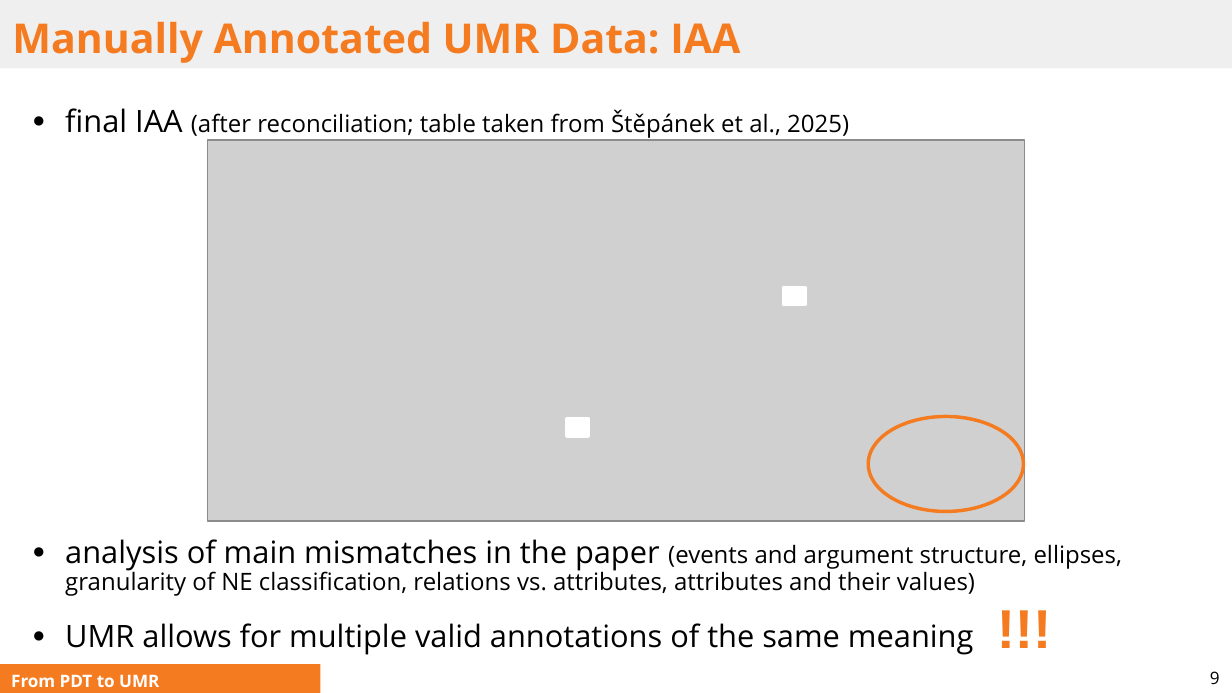
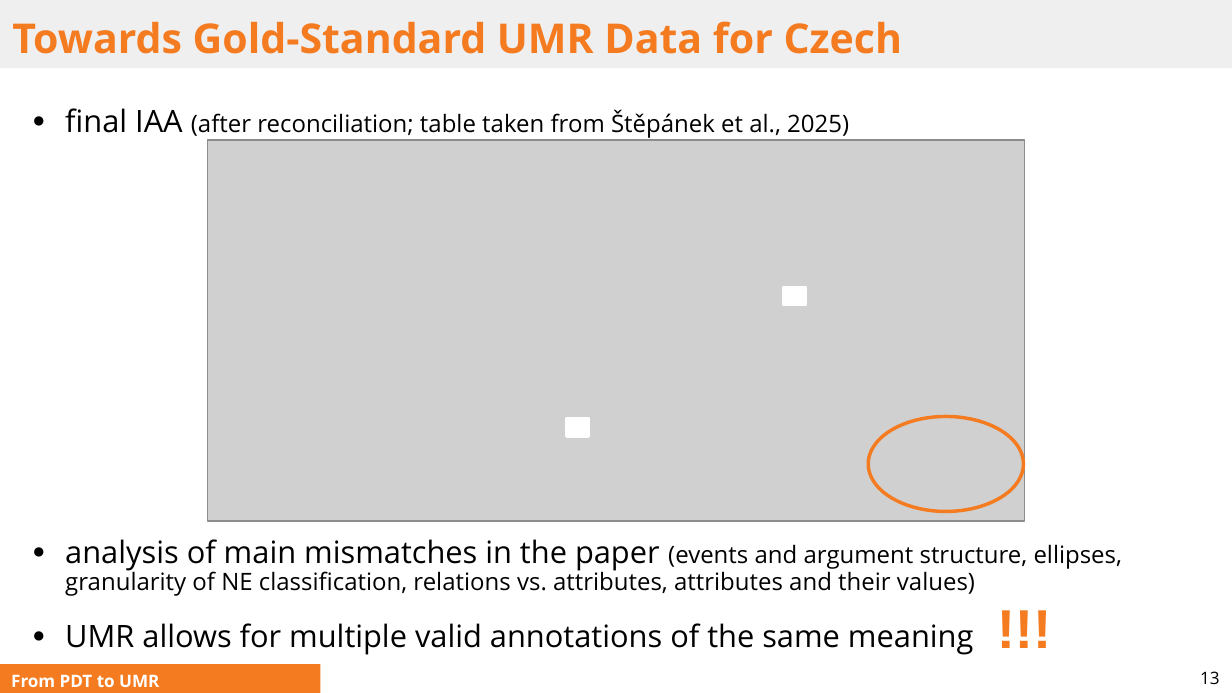
Before and after one commit to ufal/UMR, a slide deck: slide 13 of papers/2025-ITAT-slides.pptx (slide 9 before the commit). Drawn at 1232x693 pixels with LibreOffice and Linux fonts; fonts in the diff are those of the drawing; grey boxes stand for pictures. Boxes give left, top, right and bottom in pixels: in the first picture for what was removed or moved away, otherwise in the second. Text is boxed around its words. In the diff, an @@ line names an element or a change of style, - is before the commit and + after.

```diff
--- a/papers/2025-ITAT-slides.pptx
+++ b/papers/2025-ITAT-slides.pptx
@@ title at [12,21,903,54]: text changed @@
-Manually Annotated UMR Data: IAA
+Towards Gold-Standard UMR Data for Czech
@@ page number at [1200,671,1219,684]: text changed @@
-9
+13
```
Also in this commit, not shown: 3 other slides changed, 7 slides added, 2 other files.
